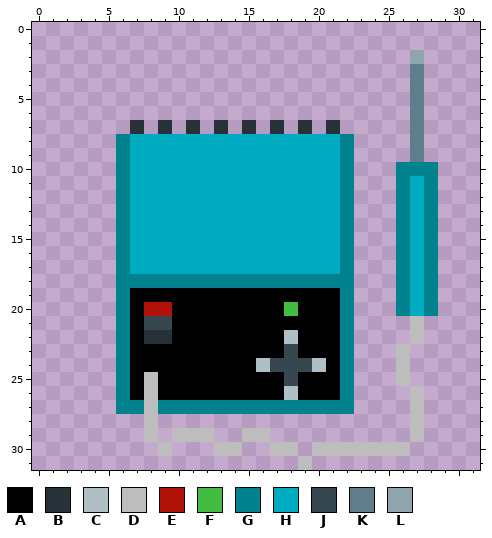
Pixel-art file: src/loetkolben.aseprite. Above is the file before it was changed.
32x32 pixels, 1 frame.
Palette (. is transparent): A #000000  B #263238  C #b0bec5  D #bdbdbd  E #b0120a  F #42bd41  G #00838f  H #00acc1  J #37474f  K #607d8b  L #90a4ae
After the commit:
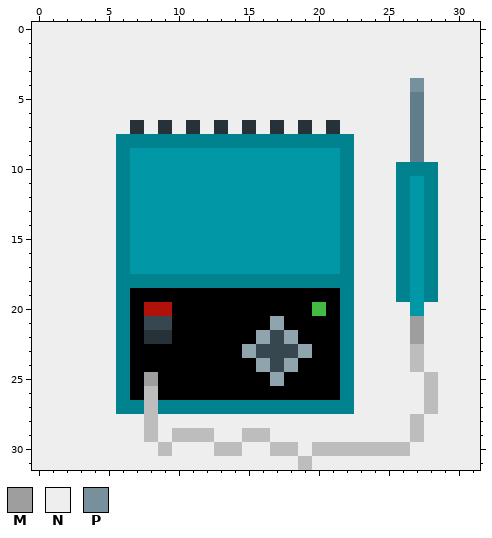
Colours new in this view: M #9e9e9e  N #eeeeee  P #78909c
Changes in this commit:
layer "Layer 2" now shown
Colour H changes from #00acc1 to #0097a7.
Layers "Layer 1", "Layer 2":
The edit turns colour C into colour A in row 24 at x 20; in row 26 at x 18.
The edit turns colour F into colour A in row 20 at x 18.
The edit turns colour J into colour A in row 24 at x 19; in row 25 at x 18.
There is now colour D in rows 23 to 24 at x 27; in rows 25 to 27 at x 28.
The edit turns colour A into colour F in row 20 at x 20.
The edit turns colour H into colour G in row 8 at x 7 to 21.
The edit turns colour A into colour J in row 22 at x 17; in row 23 at x 16 to 17.
The edit turns colour A into colour L in row 21 at x 17; in row 22 at x 16; in row 23 at x 15 and 19; in row 25 at x 17.
The edit turns colour C into colour L in row 22 at x 18; in row 24 at x 16.
The edit turns colour J into colour L in row 24 at x 18.
The edit turns colour D into colour M in rows 21 to 22 at x 27; in row 25 at x 8.
There is now colour N in rows 0 to 1 at x 0 to 31; in rows 2 to 6 at x 0 to 26 and 28 to 31; in row 7 at x 0 to 6, 8, 10, 12, 14, 16, 18, 20, 22 to 26 and 28 to 31; in rows 8 to 9 at x 0 to 5, 23 to 26 and 28 to 31; in rows 10 to 20 at x 0 to 5, 23 to 25 and 29 to 31; in rows 21 to 22 at x 0 to 5, 23 to 26 and 28 to 31.
There is now colour N in rows 23 to 24 at x 0 to 5, 23 to 25 and 28 to 31; in row 25 at x 0 to 5, 23 to 25, 27 and 29 to 31; in rows 26 to 27 at x 0 to 5, 23 to 26 and 29 to 31; in row 28 at x 0 to 7, 9 to 26 and 28 to 31; in row 29 at x 0 to 7, 9, 13 to 14, 17 to 26 and 28 to 31; in row 30 at x 0 to 8, 10 to 12, 15 to 16, 19 and 27 to 31.
There is now colour N in row 31 at x 0 to 18 and 20 to 31.
The edit turns colour D into colour N in rows 23 to 25 at x 26; in rows 26 to 27 at x 27.
The edit turns colour G into colour N in row 20 at x 26 and 28.
The edit turns colour K into colour N in row 3 at x 27.
The edit turns colour L into colour N in row 2 at x 27.
The edit turns colour K into colour P in row 4 at x 27.
